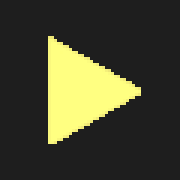
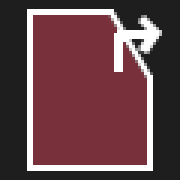
The second (180, 180) image is a revision of the first. Changes to its layers:
hid "debug_continue" over [48, 36, 141, 144]
added layer "file_open" above "file_save" over [27, 9, 162, 171]
